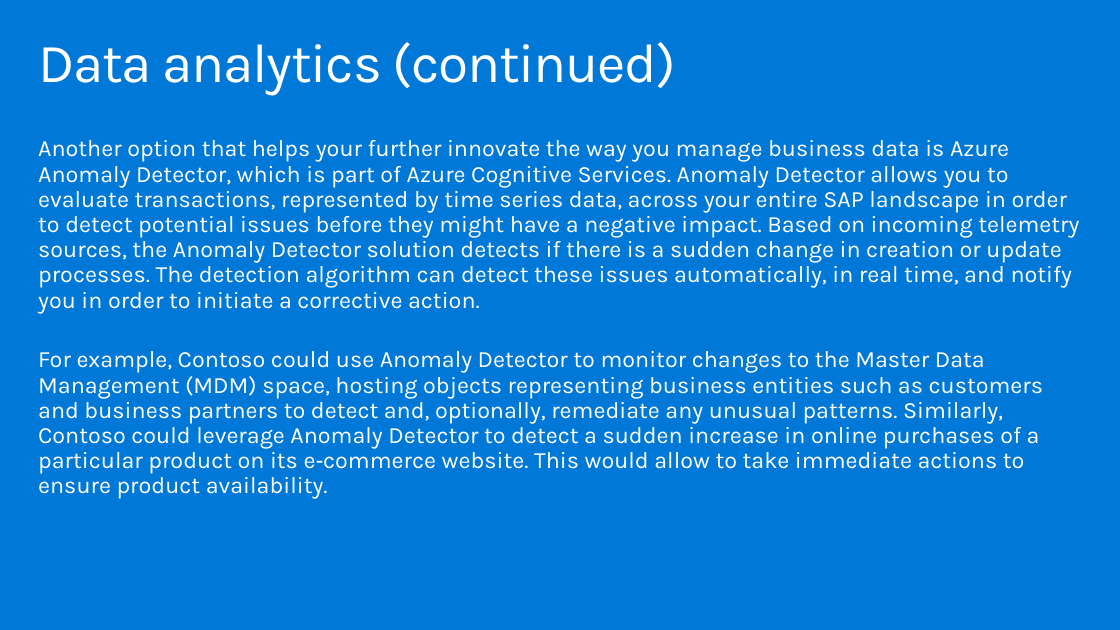
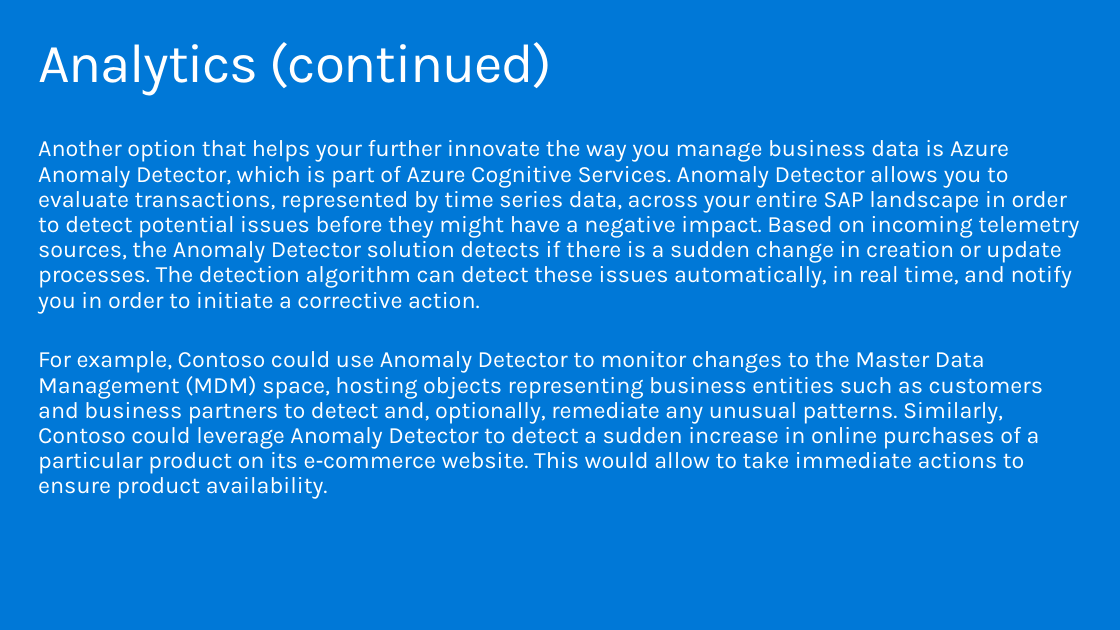
Before and after one commit to DawnmarieDesJardins/MCW-SAP-plus-extend-and-innovate, a slide deck: slide 35 of Whiteboard design session/WDS trainer presentation - SAP_plus_extend_and_innovate.pptx (slide 32 before the commit). Drawn at 1120x630 pixels with LibreOffice and Linux fonts; fonts in the diff are those of the drawing. Boxes give left, top, right and bottom in pixels: in the first picture for what was removed or moved away, otherwise in the second. Text is boxed around its words. In the diff, an @@ line names an element or a change of style, - is before the commit and + after.

```diff
--- a/Whiteboard design session/WDS trainer presentation - SAP_plus_extend_and_innovate.pptx
+++ b/Whiteboard design session/WDS trainer presentation - SAP_plus_extend_and_innovate.pptx
@@ title at box(38, 42, 553, 96): text changed @@
-Data analytics (continued)
+Analytics (continued)
```
Also in this commit, not shown: 27 other slides changed, 3 slides added, 3 other files.
